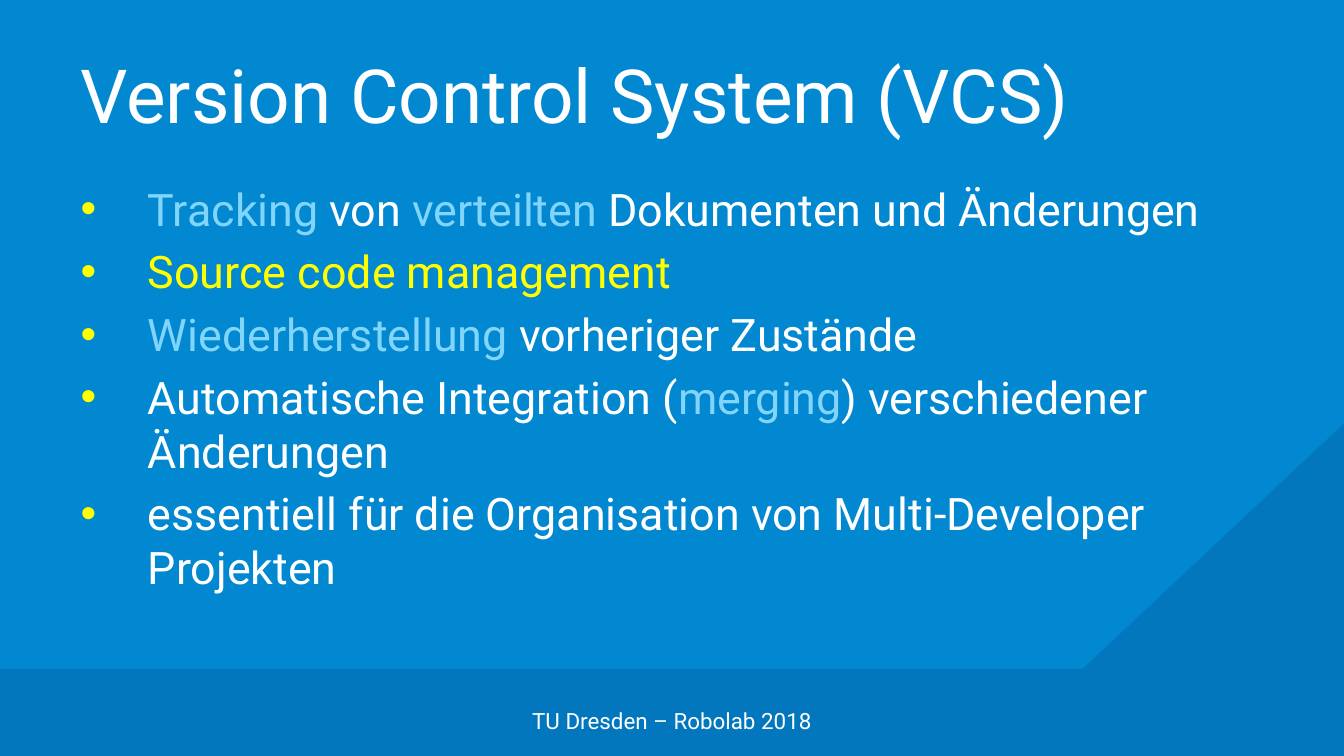
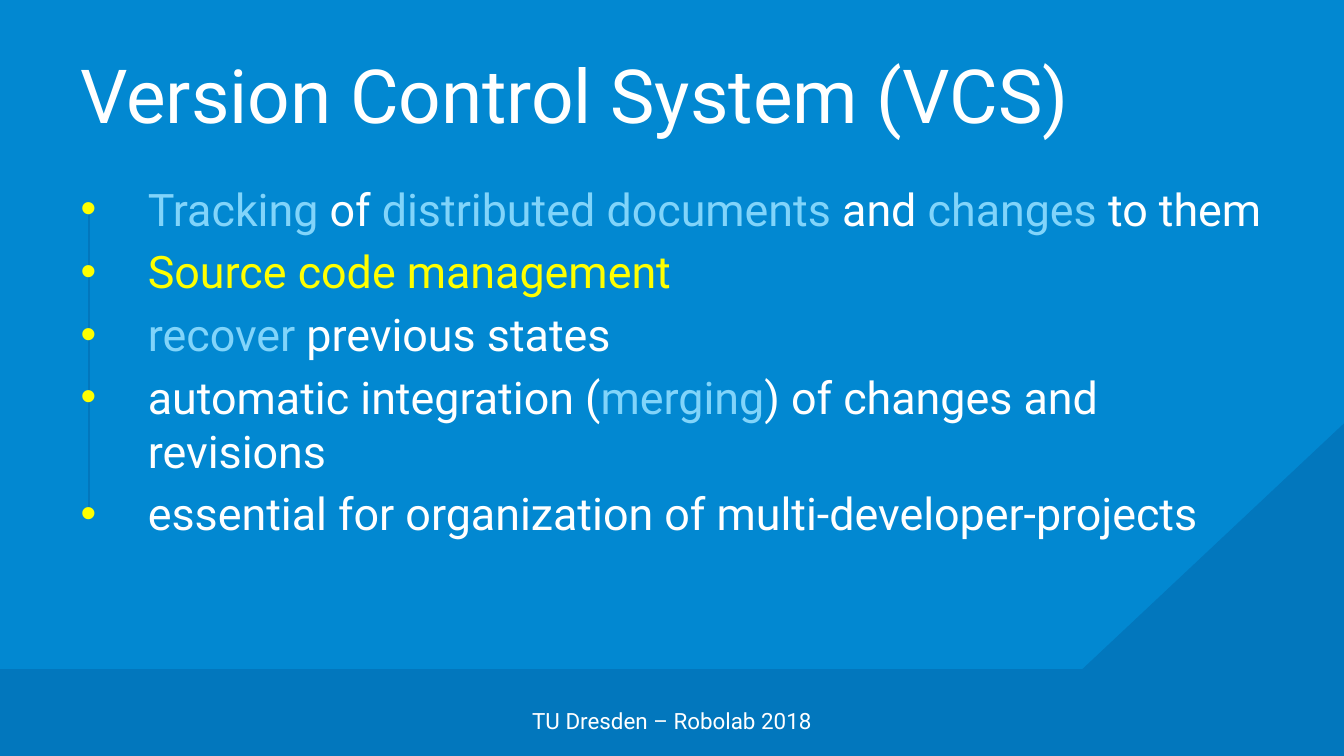
Before and after one commit to edisontrent1337/gitslides, a slide deck: slide 6 of Git.pptx. Drawn at 1344x756 pixels with LibreOffice and Linux fonts; fonts in the diff are those of the drawing; background and template pictures are left out. Boxes give left, top, right and bottom in pixels: in the first picture for what was removed or moved away, otherwise in the second. Text is boxed around its words. In the diff, an @@ line names an element or a change of style, - is before the commit and + after.

```diff
--- a/Git.pptx
+++ b/Git.pptx
@@ text at [148,192,1261,235]: text changed; text colour #FFFFFF to #81D4FA @@
-• Tracking von verteilten Dokumenten und Änderungen
+• Tracking of distributed documents and changes to them
@@ line added from (89, 215) to (89, 517), #0277BD 1 pt @@
@@ text at [148,318,1198,540]: text changed @@
-• Wiederherstellung vorheriger Zustände
-• Automatische Integration (merging) verschiedener Änderungen
-• essentiell für die Organisation von Multi-Developer Projekten
+• recover previous states
+• automatic integration (merging) of changes and revisions
+• essential for organization of multi-developer-projects
```
Also in this commit, not shown: 20 other slides changed, 7 slides added, 2 slides removed, 1 other file.
